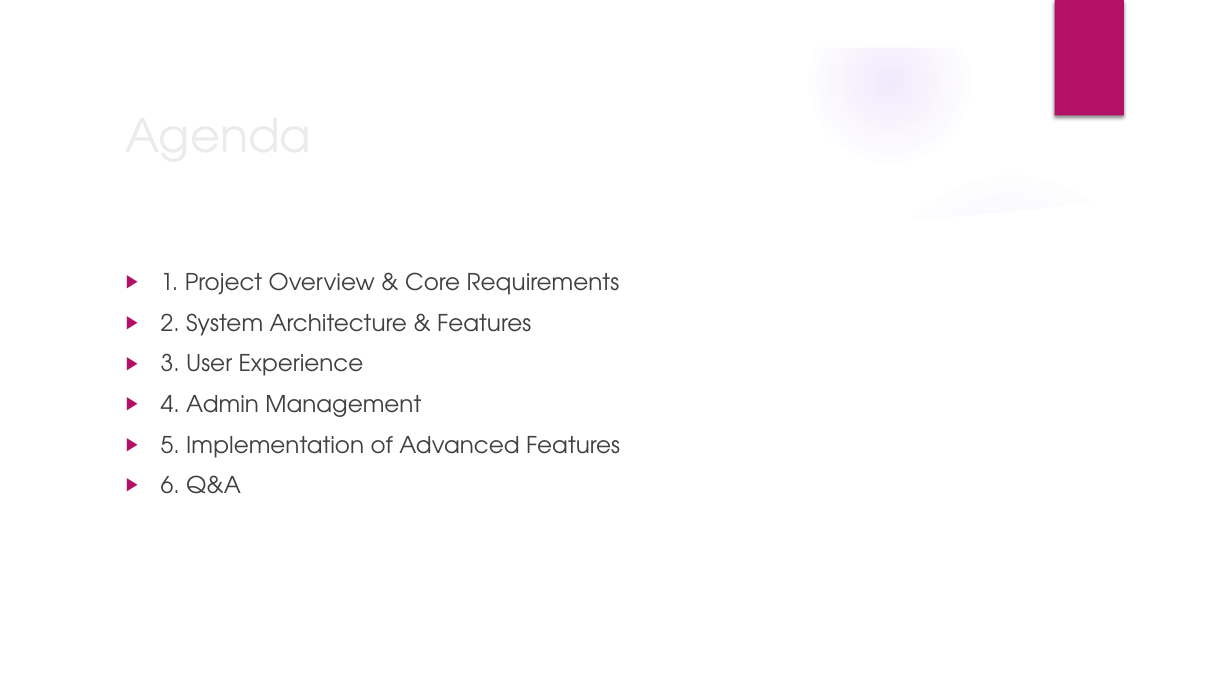
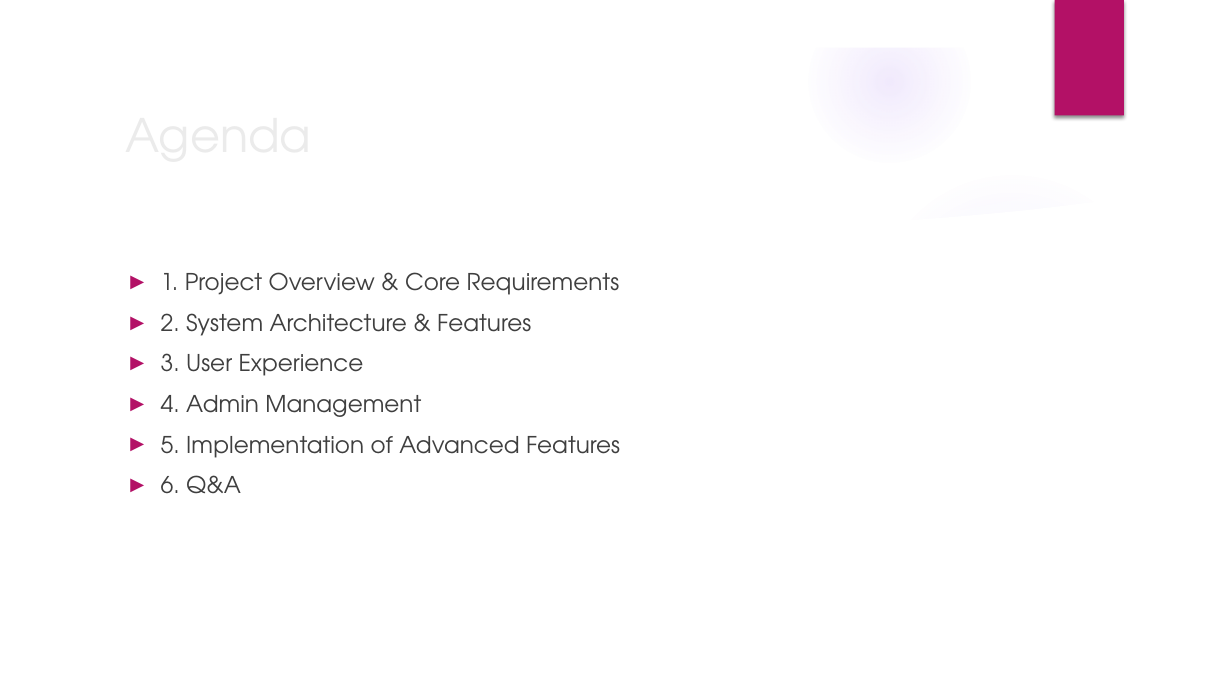
Before and after one commit to SamHdevstuff/COSC213---Final-Project, a slide deck: slide 2 of presentationMaterial/Presentation.pptx. Drawn at 1232x693 pixels with LibreOffice and Linux fonts; fonts in the diff are those of the drawing; background and template pictures are left out. Boxes give left, top, right and bottom in pixels: in the first picture for what was removed or moved away, otherwise in the second. Text is boxed around its words. In the diff, an @@ line names an element or a change of style, - is before the commit and + after.

```diff
--- a/presentationMaterial/Presentation.pptx
+++ b/presentationMaterial/Presentation.pptx
@@ text "1. Project Overview & Core ..." at [161, 272, 620, 494]: text colour #404040 to #3F3F3F; bullet ▶ to ►; less space between paragraphs @@
```
Also in this commit, not shown: 9 other slides changed.
